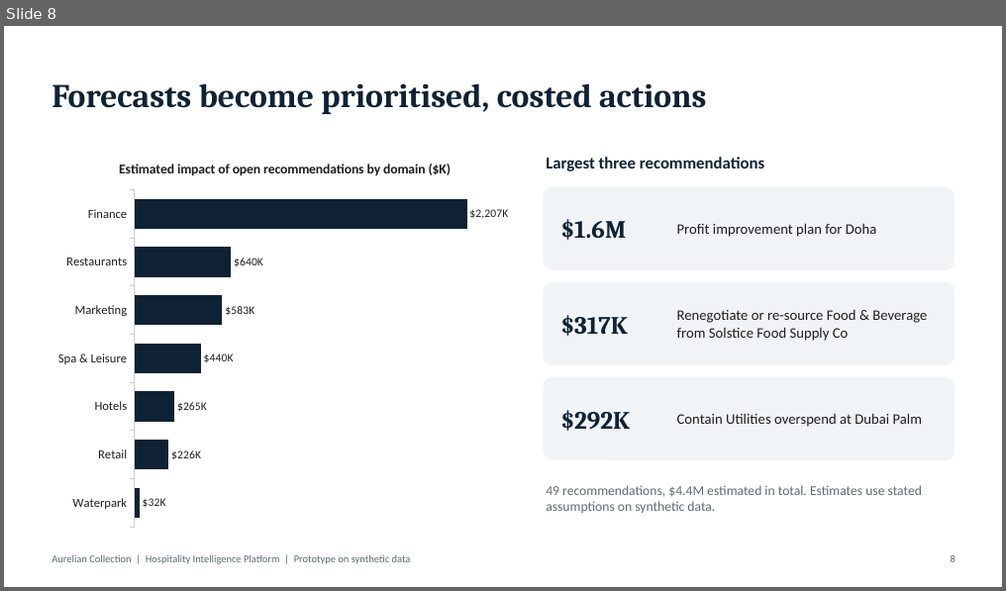
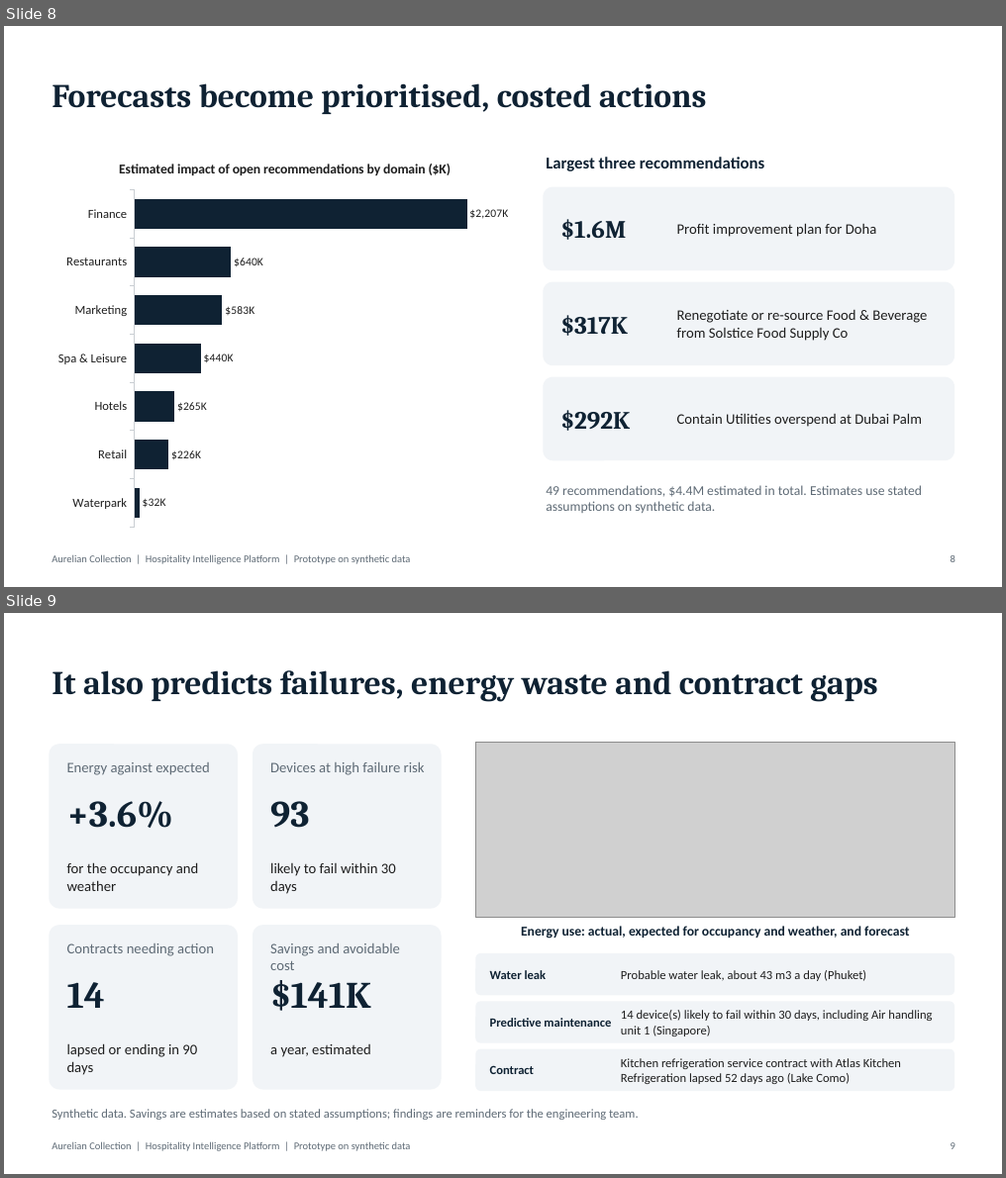
Before and after one commit to nestrenny/hotelchain, a slide deck: docs/Leadership Briefing.pptx. Shown one above the other, each under a label of ours: slide 8 before the commit, slides 8 and 9 after it. The pictures are 1006x591 and 1006x1178 pixels, drawn with LibreOffice and Linux fonts; fonts in the diff are those of the drawing; grey boxes stand for pictures. Boxes give left, top, right and bottom in pixels: in the first picture for what was removed or moved away, otherwise in the second. Text is boxed around its words. In the diff, an @@ line names an element or a change of style, - is before the commit and + after.

```diff
--- a/docs/Leadership Briefing.pptx
+++ b/docs/Leadership Briefing.pptx
@@ slide 9 added at [4, 613, 1002, 1174], background #FFFFFF @@
@@ title added at [52, 670, 878, 702], 32 pt, text #0F2233, bold @@
+It also predicts failures, energy waste and contract gaps
@@ rounded rectangle added at [49, 744, 238, 909], fill #F1F4F7 @@
@@ rounded rectangle added at [252, 744, 442, 909], fill #F1F4F7 @@
@@ picture added at [475, 742, 954, 918] @@
@@ text added at [67, 762, 210, 775], 14 pt, text #5F6B76 @@
+Energy against expected
@@ text added at [270, 762, 425, 775], 14 pt, text #5F6B76 @@
+Devices at high failure risk
@@ text added at [67, 801, 173, 828], 36 pt, text #0F2233, bold @@
++3.6%
@@ text added at [270, 801, 309, 828], 36 pt, text #0F2233, bold @@
+93
@@ text added at [67, 862, 199, 891], 14 pt, text #1E1E1E @@
+for the occupancy and weather
@@ text added at [270, 862, 396, 894], 14 pt, text #1E1E1E @@
+likely to fail within 30 days
@@ rounded rectangle added at [49, 925, 238, 1090], fill #F1F4F7 @@
@@ rounded rectangle added at [252, 925, 442, 1090], fill #F1F4F7 @@
@@ text added at [521, 926, 909, 939], 13 pt, text #0F2233, bold @@
+Energy use: actual, expected for occupancy and weather, and forecast
@@ text added at [67, 944, 214, 957], 14 pt, text #5F6B76 @@
+Contracts needing action
@@ text added at [270, 944, 400, 970], 14 pt, text #5F6B76 @@
+Savings and avoidable cost
@@ rounded rectangle added at [475, 954, 954, 995], fill #F1F4F7 @@
@@ text added at [67, 982, 105, 1008], 36 pt, text #0F2233, bold @@
+14
@@ text added at [270, 980, 371, 1011], 36 pt, text #0F2233, bold @@
+$141K
@@ text added at [490, 970, 547, 979], 12 pt, text #0F2233, bold @@
+Water leak
@@ text added at [621, 970, 866, 981], 12 pt, text #1E1E1E @@
+Probable water leak, about 43 m3 a day (Phuket)
@@ rounded rectangle added at [475, 1001, 954, 1044], fill #F1F4F7 @@
@@ text added at [490, 1018, 611, 1027], 12 pt, text #0F2233, bold @@
+Predictive maintenance
@@ text added at [621, 1010, 932, 1037], 12 pt, text #1E1E1E @@
+14 device(s) likely to fail within 30 days, including Air handling unit 1 (Singapore)
@@ text added at [67, 1044, 197, 1075], 14 pt, text #1E1E1E @@
+lapsed or ending in 90 days
@@ text added at [270, 1045, 371, 1058], 14 pt, text #1E1E1E @@
+a year, estimated
@@ rounded rectangle added at [475, 1050, 954, 1091], fill #F1F4F7 @@
@@ text added at [490, 1065, 534, 1074], 12 pt, text #0F2233, bold @@
+Contract
@@ text added at [621, 1059, 901, 1084], 12 pt, text #1E1E1E @@
+Kitchen refrigeration service contract with Atlas Kitchen Refrigeration lapsed 52 days ago (Lake Como)
@@ text added at [52, 1109, 639, 1120], 12 pt, text #5F6B76 @@
+Synthetic data. Savings are estimates based on stated assumptions; findings are reminders for the engineering team.
@@ text added at [52, 1142, 411, 1152], 10 pt, text #5F6B76 @@
+Aurelian Collection | Hospitality Intelligence Platform | Prototype on synthetic data
@@ text added at [950, 1143, 955, 1150], 10 pt, text #5F6B76 @@
+9
```
Also in this commit, not shown: 7 slides changed, 7 other files.
